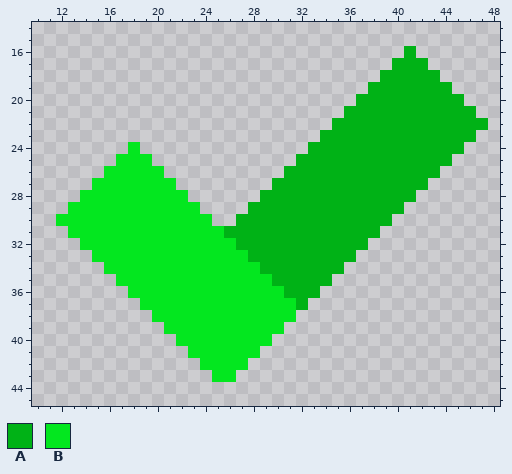
Two versions of one pixel-art sprite, res/drawable-hdpi/okay_active.png. That is the earlier state.
The file is 60x60 pixels. Shown: x 10..48, y 14..45.
Palette (. is transparent): A #00b216  B #03e71f
Pixels before, first column x 12:
16 .............................A......
17 ............................AAA.....
18 ...........................AAAAA....
19 ..........................AAAAAAA...
20 .........................AAAAAAAAA..
21 ........................AAAAAAAAAAA.
22 .......................AAAAAAAAAAAAA
23 ......................AAAAAAAAAAAAA.
24 ......B..............AAAAAAAAAAAAA..
25 .....BBB............AAAAAAAAAAAAA...
26 ....BBBBB..........AAAAAAAAAAAAA....
27 ...BBBBBBB........AAAAAAAAAAAAA.....
28 ..BBBBBBBBB......AAAAAAAAAAAAA......
29 .BBBBBBBBBBB....AAAAAAAAAAAAA.......
30 BBBBBBBBBBBBB..AAAAAAAAAAAAA........
31 .BBBBBBBBBBBBBAAAAAAAAAAAAA.........
32 ..BBBBBBBBBBBBBAAAAAAAAAAA..........
33 ...BBBBBBBBBBBBBAAAAAAAAA...........
34 ....BBBBBBBBBBBBBAAAAAAA............
35 .....BBBBBBBBBBBBBAAAAA.............
36 ......BBBBBBBBBBBBBAAA..............
37 .......BBBBBBBBBBBBBA...............
38 ........BBBBBBBBBBBB................
39 .........BBBBBBBBBB.................
40 ..........BBBBBBBB..................
41 ...........BBBBBB...................
42 ............BBBB....................
43 .............BB.....................
Now the later version:
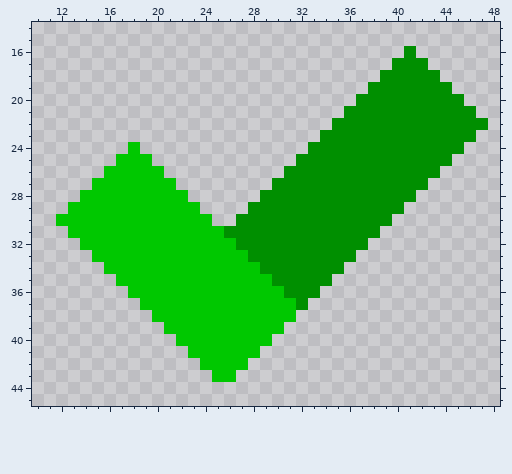
From old to new:
colour A: #00b216 -> #008f00
colour B: #03e71f -> #00c800
Boxes around the changes in both pictures, in picture pixels (x1, y1, x2, y2):
changed: (56, 46, 488, 382)
